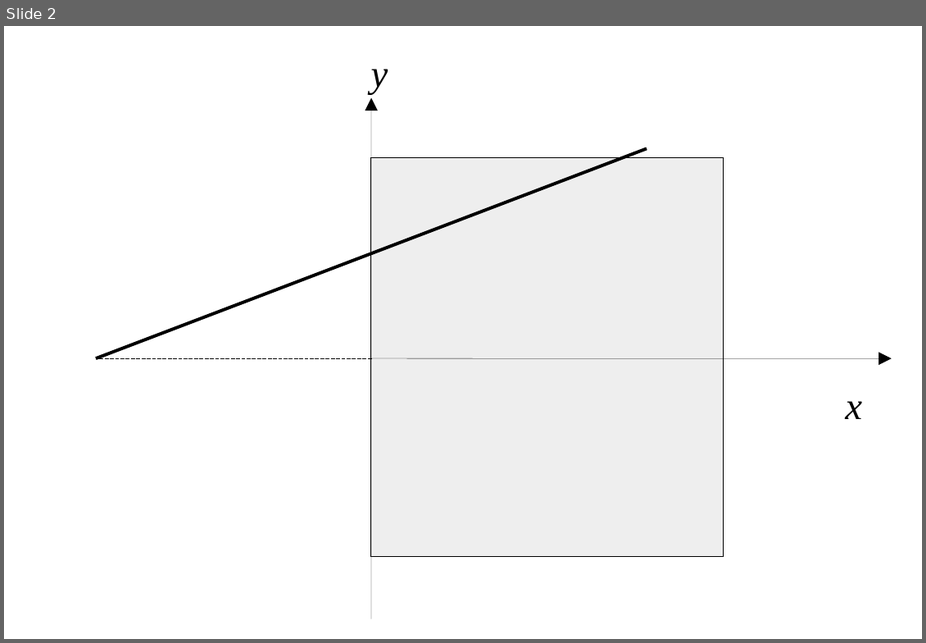
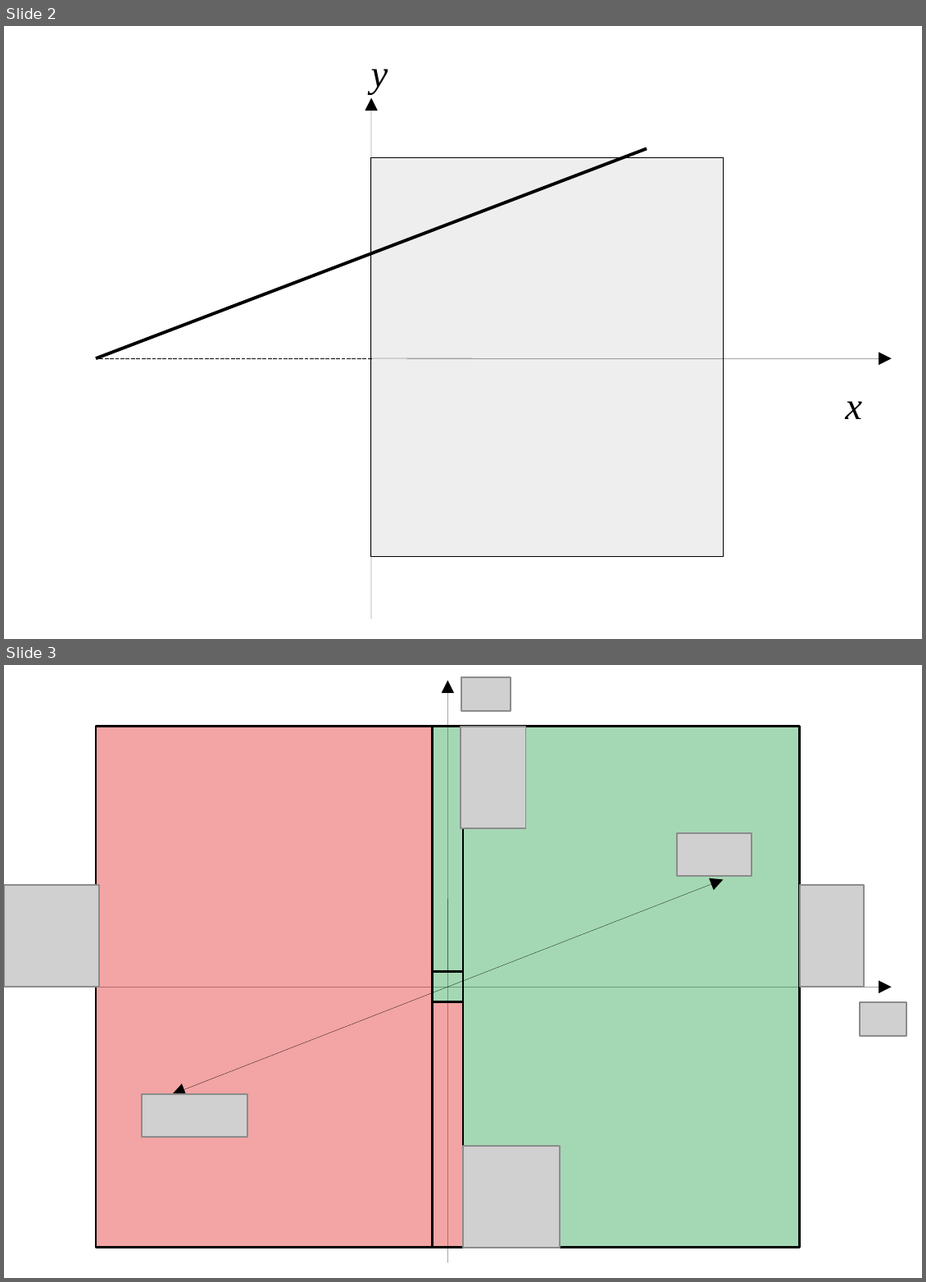
Before and after one commit to chmarti1/wire, a slide deck: docs/figures/diagrams.odp. Shown one above the other, each under a label of ours: slide 2 before the commit, slides 2 and 3 after it. The pictures are 926x643 and 926x1282 pixels, drawn with LibreOffice and Linux fonts; fonts in the diff are those of the drawing; grey boxes stand for pictures. Boxes give left, top, right and bottom in pixels: in the first picture for what was removed or moved away, otherwise in the second. Text is boxed around its words. In the diff, an @@ line names an element or a change of style, - is before the commit and + after.

```diff
--- a/docs/figures/diagrams.odp
+++ b/docs/figures/diagrams.odp
@@ slide 3 added at box(4, 665, 922, 1278), background #FFFFFF @@
@@ arrow added from (448, 1262) to (448, 681), #000000 0 pt @@
@@ picture added at box(462, 677, 511, 711) @@
@@ rectangle added at box(96, 726, 800, 1246), fill #EEEEEE, outline #000000 0 pt @@
@@ rectangle added at box(96, 726, 433, 1246), fill #FF0000 at 31% opacity, outline #000000 0.99 pt @@
@@ rectangle added at box(433, 726, 463, 971), fill #00A933 at 31% opacity, outline #000000 0.99 pt @@
@@ picture added at box(460, 726, 526, 827) @@
@@ rectangle added at box(463, 726, 800, 1246), fill #00A933 at 31% opacity, outline #000000 0.99 pt @@
@@ picture added at box(677, 833, 753, 877) @@
@@ picture added at box(4, 886, 99, 986) @@
@@ arrow added from (448, 986) to (723, 879), #000000 0 pt @@
@@ picture added at box(800, 886, 864, 986) @@
@@ rectangle added at box(433, 971, 463, 1002), fill #00A933 at 31% opacity, outline #000000 0.99 pt @@
@@ arrow added from (34, 986) to (892, 986), #000000 0 pt @@
@@ arrow added from (448, 986) to (172, 1094), #000000 0 pt @@
@@ rectangle added at box(433, 1002, 463, 1246), fill #FF0000 at 31% opacity, outline #000000 0.99 pt @@
@@ picture added at box(859, 1002, 907, 1036) @@
@@ picture added at box(142, 1094, 248, 1137) @@
@@ picture added at box(463, 1146, 560, 1246) @@
```
Also in this commit, not shown: 5 other files.
